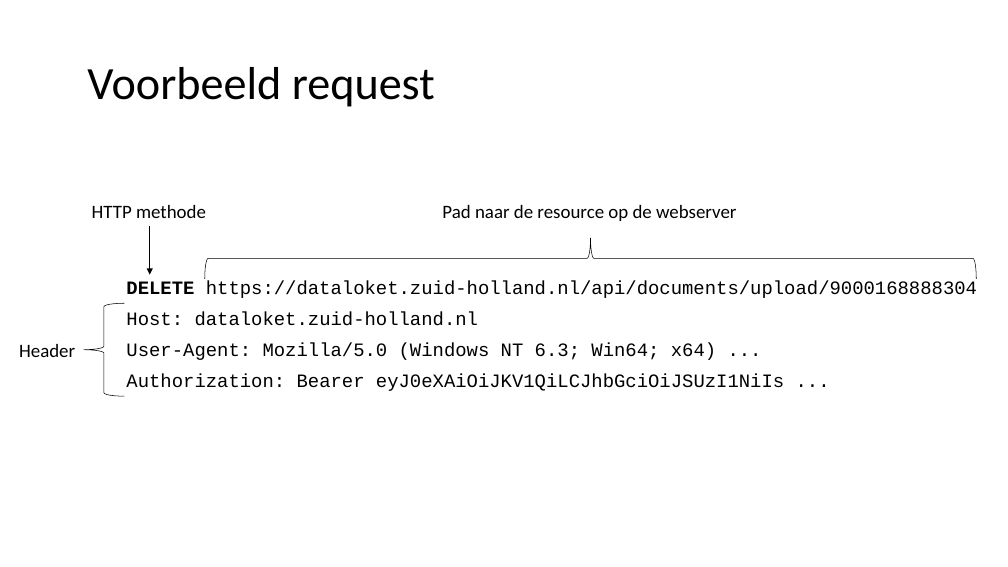
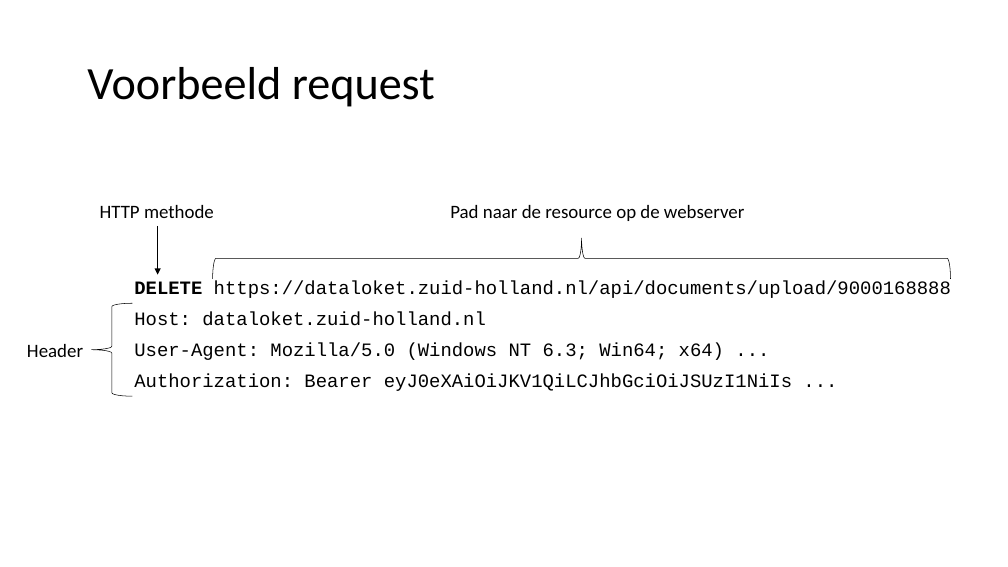
Before and after one commit to FrieseWoudloper/web-api-workshop, a slide deck: slide 17 of slides/Presentatie Web API's.pptx. Drawn at 1008x567 pixels with LibreOffice and Linux fonts; fonts in the diff are those of the drawing. Boxes give left, top, right and bottom in pixels: in the first picture for what was removed or moved away, otherwise in the second. Text is boxed around its words. In the diff, an @@ line names an element or a change of style, - is before the commit and + after.

```diff
--- a/slides/Presentatie Web API's.pptx
+++ b/slides/Presentatie Web API's.pptx
@@ 4 texts, 1 arrow: place and size @@
-4 texts, 1 arrow at (19, 205, 977, 391)
+4 texts, 1 arrow at (27, 205, 951, 391)
@@ left brace: place and size @@
-left brace at (205, 238, 977, 279)
+left brace at (212, 238, 951, 279)
@@ text at (134, 281, 951, 298): text changed @@
-DELETE https://dataloket.zuid-holland.nl/api/documents/upload/9000168888304
+DELETE https://dataloket.zuid-holland.nl/api/documents/upload/9000168888
@@ left brace: place and size @@
-left brace at (84, 303, 125, 396)
+left brace at (91, 303, 132, 396)
```
Also in this commit, not shown: 3 other slides changed, 1 other file.
